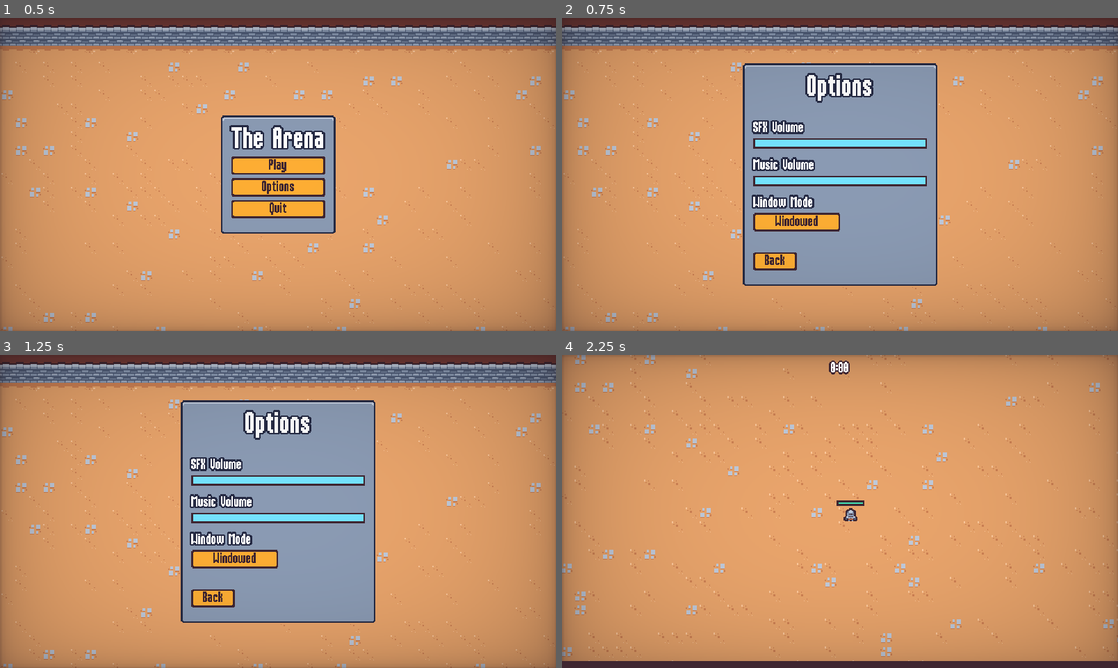
Above: before the commit, frames 1-4 (two rows, left to right).
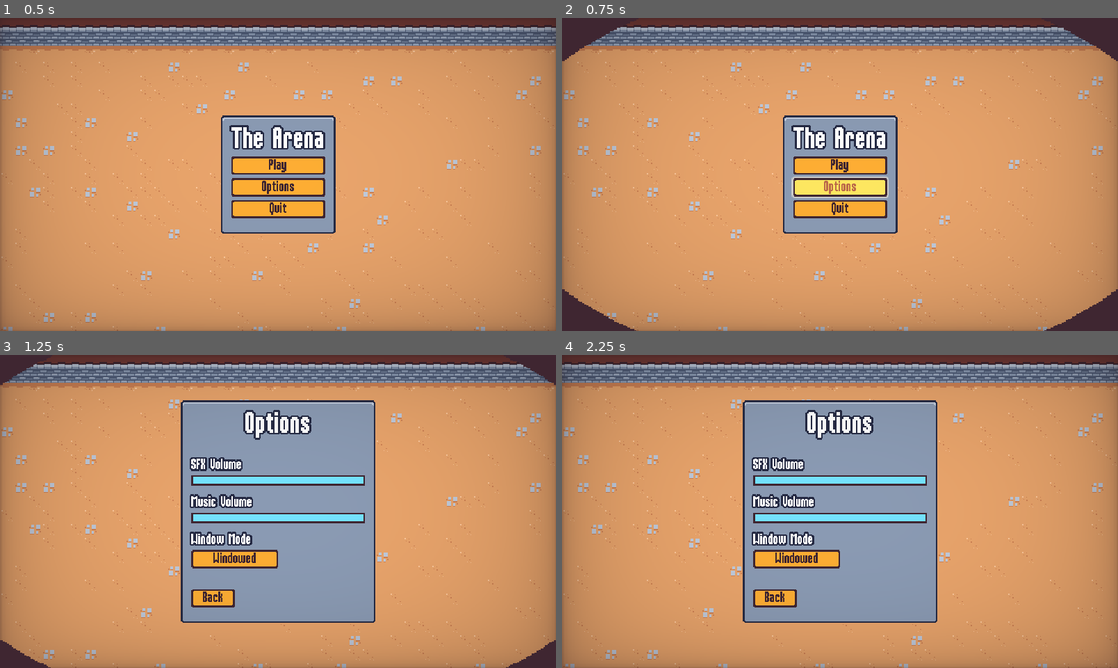
Above: after the commit, the same moments.

Repository: mrfisty/vampire-survivors-clone-godot
Game: Godot game, scene res://scenes/ui/main_menu.tscn
The game is run twice, just before and just after one commit, with the same random seed, the same clock (stepped at 60 frames per second) and the same inputs.
Inputs:
- Up to frame 1 (0.5 s): no input
- Up to frame 2 (0.75 s): click "Options" at 0.5 s
- Up to frame 3 (1.25 s): no input
- Up to frame 4 (2.25 s): click "Back" at 1.25 s; click "Play" at 2 s

Frame 1 is identical in both runs. In frame 2, 26% of the frame differs, in the area x 0-100%, y 0-100%; in frame 3, 1.3%; in frame 4, 40%.

Commit message:
Add screen transition effect

Diff:
--- a/project.godot
+++ b/project.godot
@@ -19,6 +19,7 @@
 
 GameEvents="*res://scenes/autoload/game_events.tscn"
 MusicPlayer="*res://scenes/autoload/music_player.tscn"
+ScreenTransition="*res://scenes/autoload/screen_transition.tscn"
 
 [debug]
 
--- /dev/null
+++ b/scenes/autoload/screen_transition.gd
@@ -0,0 +1,17 @@
+extends CanvasLayer
+
+signal transitioned_halfway
+
+var skip_emit = false
+
+func transition():
+	$AnimationPlayer.play("default")
+	await transitioned_halfway
+	skip_emit = true
+	$AnimationPlayer.play_backwards("default")
+
+func emit_transitioned_halfway():
+	if skip_emit:
+		skip_emit = false
+		return
+	transitioned_halfway.emit()
--- /dev/null
+++ b/scenes/autoload/screen_transition.gdshader
@@ -0,0 +1,15 @@
+shader_type canvas_item;
+
+uniform vec4 transition_color : source_color;
+uniform sampler2D transition_texture : filter_nearest;
+uniform float percent : hint_range(0.0, 1.0);
+
+void fragment() {
+	vec4 transition_texture_color = texture(transition_texture, UV);
+	if (transition_texture_color.r > percent) {
+		COLOR.a = 0.0;
+	}
+	else {
+		COLOR = transition_color;
+	}
+}
--- /dev/null
+++ b/scenes/autoload/screen_transition.tscn
@@ -0,0 +1,106 @@
+[gd_scene load_steps=8 format=3 uid="uid://ctdabnrrycchs"]
+
+[ext_resource type="Script" path="res://scenes/autoload/screen_transition.gd" id="1_itnwa"]
+[ext_resource type="Shader" path="res://scenes/autoload/screen_transition.gdshader" id="1_timel"]
+[ext_resource type="Texture2D" uid="uid://cg2yvonc4wp60" path="res://assets/UI/screen_transition.png" id="2_3swbt"]
+
+[sub_resource type="Animation" id="Animation_gi63j"]
+resource_name = "default"
+length = 0.4
+step = 0.01
+tracks/0/type = "value"
+tracks/0/imported = false
+tracks/0/enabled = true
+tracks/0/path = NodePath("ColorRect:material:shader_parameter/percent")
+tracks/0/interp = 1
+tracks/0/loop_wrap = true
+tracks/0/keys = {
+"times": PackedFloat32Array(0, 0.4),
+"transitions": PackedFloat32Array(2, 1),
+"update": 0,
+"values": [0.0, 1.0]
+}
+tracks/1/type = "method"
+tracks/1/imported = false
+tracks/1/enabled = true
+tracks/1/path = NodePath(".")
+tracks/1/interp = 1
+tracks/1/loop_wrap = true
+tracks/1/keys = {
+"times": PackedFloat32Array(0.4),
+"transitions": PackedFloat32Array(1),
+"values": [{
+"args": [],
+"method": &"emit_transitioned_halfway"
+}]
+}
+tracks/2/type = "value"
+tracks/2/imported = false
+tracks/2/enabled = true
+tracks/2/path = NodePath("ColorRect:visible")
+tracks/2/interp = 1
+tracks/2/loop_wrap = true
+tracks/2/keys = {
+"times": PackedFloat32Array(0, 0.01),
+"transitions": PackedFloat32Array(1, 1),
+"update": 1,
+"values": [false, true]
+}
+
+[sub_resource type="Animation" id="Animation_qnpdk"]
+length = 0.001
+tracks/0/type = "value"
+tracks/0/imported = false
+tracks/0/enabled = true
+tracks/0/path = NodePath("ColorRect:material:shader_parameter/percent")
+tracks/0/interp = 1
+tracks/0/loop_wrap = true
+tracks/0/keys = {
+"times": PackedFloat32Array(0),
+"transitions": PackedFloat32Array(1),
+"update": 0,
+"values": [0.0]
+}
+tracks/1/type = "value"
+tracks/1/imported = false
+tracks/1/enabled = true
+tracks/1/path = NodePath("ColorRect:visible")
+tracks/1/interp = 1
+tracks/1/loop_wrap = true
+tracks/1/keys = {
+"times": PackedFloat32Array(0),
+"transitions": PackedFloat32Array(1),
+"update": 1,
+"values": [false]
+}
+
+[sub_resource type="AnimationLibrary" id="AnimationLibrary_ela6y"]
+_data = {
+"RESET": SubResource("Animation_qnpdk"),
+"default": SubResource("Animation_gi63j")
+}
+
+[sub_resource type="ShaderMaterial" id="ShaderMaterial_hfggf"]
+shader = ExtResource("1_timel")
+shader_parameter/transition_color = Color(0.247059, 0.14902, 0.192157, 1)
+shader_parameter/percent = 0.0
+shader_parameter/transition_texture = ExtResource("2_3swbt")
+
+[node name="ScreenTransition" type="CanvasLayer"]
+process_mode = 3
+layer = 5
+script = ExtResource("1_itnwa")
+
+[node name="AnimationPlayer" type="AnimationPlayer" parent="."]
+libraries = {
+"": SubResource("AnimationLibrary_ela6y")
+}
+
+[node name="ColorRect" type="ColorRect" parent="."]
+visible = false
+material = SubResource("ShaderMaterial_hfggf")
+anchors_preset = 15
+anchor_right = 1.0
+anchor_bottom = 1.0
+grow_horizontal = 2
+grow_vertical = 2
--- a/scenes/ui/end_screen.gd
+++ b/scenes/ui/end_screen.gd
@@ -29,6 +29,8 @@
 
 
 func on_restart_button_pressed():
+	ScreenTransition.transition()
+	await ScreenTransition.transitioned_halfway
 	get_tree().paused = false
 	get_tree().change_scene_to_file("res://scenes/main/main.tscn")
 
--- a/scenes/ui/main_menu.gd
+++ b/scenes/ui/main_menu.gd
@@ -10,10 +10,14 @@
 
 
 func on_play_pressed():
+	ScreenTransition.transition()
+	await ScreenTransition.transitioned_halfway
 	get_tree().change_scene_to_file("res://scenes/main/main.tscn")
 
 
 func on_options_pressed():
+	ScreenTransition.transition()
+	await ScreenTransition.transitioned_halfway
 	var options_instance = options_scene.instantiate()
 	add_child(options_instance)
 	options_instance.back_pressed.connect(on_options_closed.bind(options_instance))
--- a/scenes/ui/options_menu.gd
+++ b/scenes/ui/options_menu.gd
@@ -51,4 +51,6 @@
 
 
 func on_back_pressed():
+	ScreenTransition.transition()
+	await ScreenTransition.transitioned_halfway
 	back_pressed.emit()
--- a/scenes/ui/pause_menu.gd
+++ b/scenes/ui/pause_menu.gd
@@ -50,6 +50,8 @@
 	close()
 
 func on_options_pressed():
+	ScreenTransition.transition()
+	await ScreenTransition.transitioned_halfway
 	var options_menu_instance = options_menu_scene.instantiate()
 	add_child(options_menu_instance)
 	options_menu_instance.back_pressed.connect(on_options_back_pressed.bind(options_menu_instance))
Binary file added: assets/UI/screen_transition.png
Not shown, added: assets/UI/screen_transition.png.import
